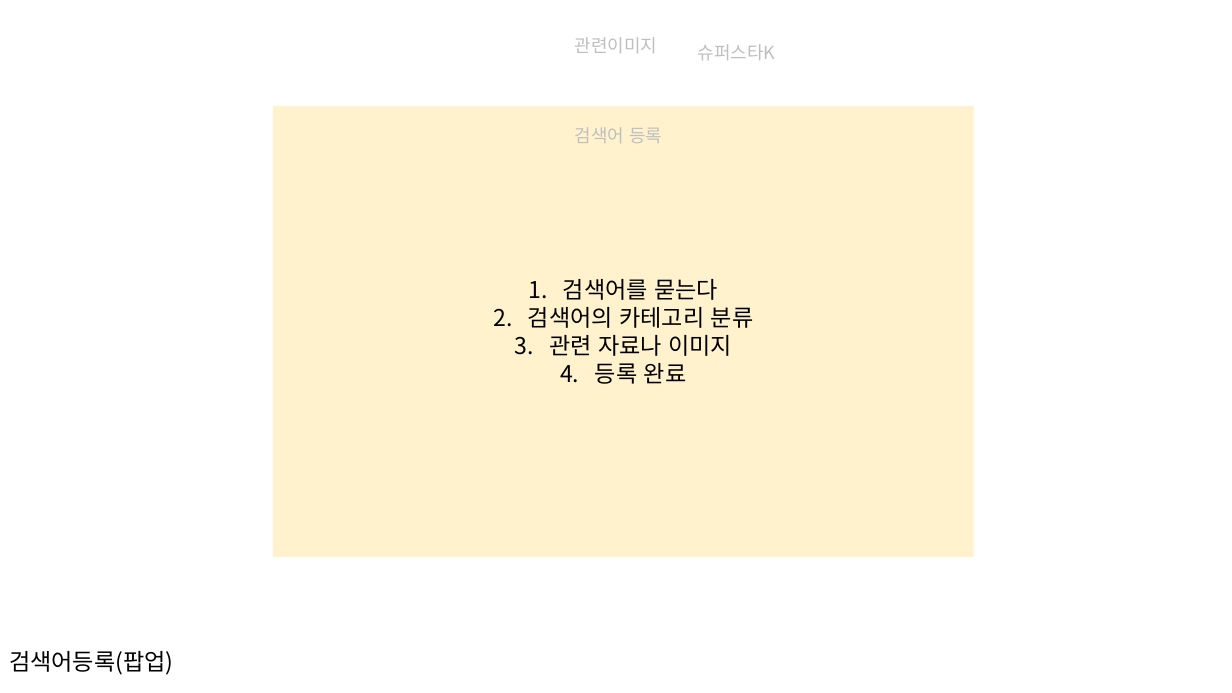
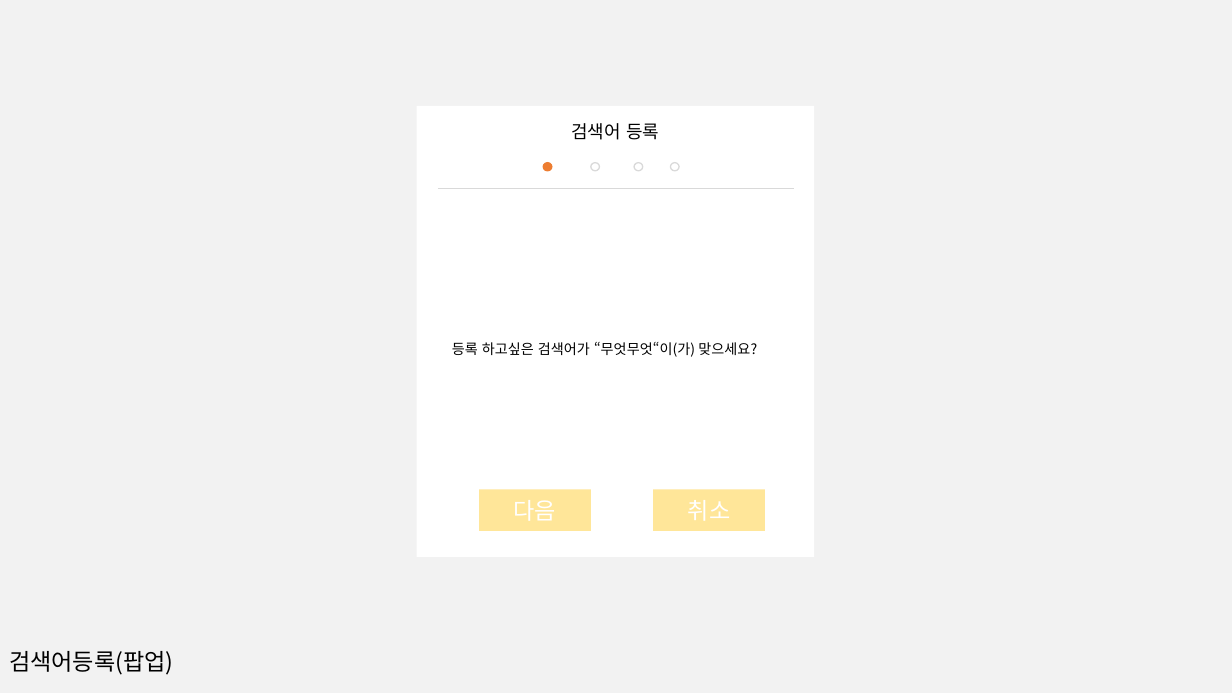
Before and after one commit to What-The-Pork/meeting-log, a slide deck: slide 23 of image/login/회원관리페이지.pptx (slide 19 before the commit). Drawn at 1232x693 pixels with LibreOffice and Linux fonts; fonts in the diff are those of the drawing. Boxes give left, top, right and bottom in pixels: in the first picture for what was removed or moved away, otherwise in the second. Text is boxed around its words. In the diff, an @@ line names an element or a change of style, - is before the commit and + after.

Commit message:
회원관련 프로토타입

```diff
--- a/image/login/회원관리페이지.pptx
+++ b/image/login/회원관리페이지.pptx
@@ background #FFFFFF to #F2F2F2 @@
@@ text removed at [575, 37, 658, 53] @@
-관련이미지
@@ text removed at [698, 44, 776, 60] @@
-슈퍼스타K
@@ rectangle: place and size @@
-rectangle at [273, 106, 973, 557]
+rectangle at [417, 106, 814, 557]
@@ rectangle at [417, 106, 814, 557]: fill #FFF2CC to #FFFFFF @@
@@ text "검색어 등록" at [571, 123, 659, 140]: text colour #BFBFBF to #000000 @@
@@ ellipse added at [543, 163, 552, 171], fill #ED7D31, outline #ED7D31 1 pt @@
@@ ellipse added at [591, 163, 599, 171], fill #FFFFFF, outline #D9D9D9 1 pt @@
@@ ellipse added at [634, 163, 642, 171], fill #FFFFFF, outline #D9D9D9 1 pt @@
@@ ellipse added at [671, 163, 679, 171], fill #FFFFFF, outline #D9D9D9 1 pt @@
@@ line added from (438, 189) to (794, 189), #D9D9D9 0.5 pt @@
@@ text in rectangle at [528, 279, 754, 384]: text removed @@
-1. 검색어를 묻는다
-2. 검색어의 카테고리 분류
-3. 관련 자료나 이미지
-4. 등록 완료
@@ text added at [452, 342, 757, 357], 11 pt, text #000000 @@
+등록 하고싶은 검색어가 “무엇무엇“이(가) 맞으세요?
@@ rectangle added at [480, 490, 592, 531], fill #FFE699 @@
@@ rectangle added at [653, 490, 765, 531], fill #FFE699 @@
```
Also in this commit, not shown: 6 other slides changed, 7 slides added.
